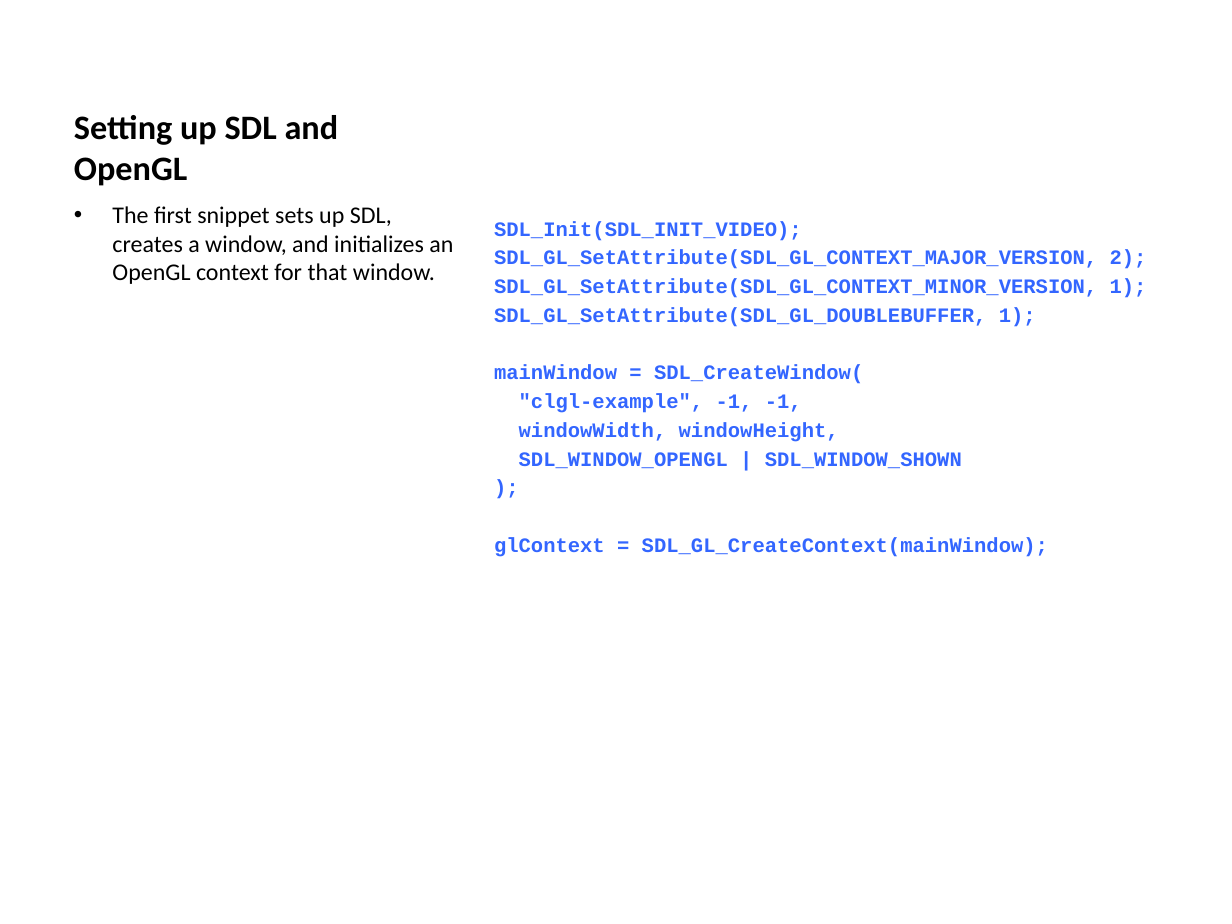
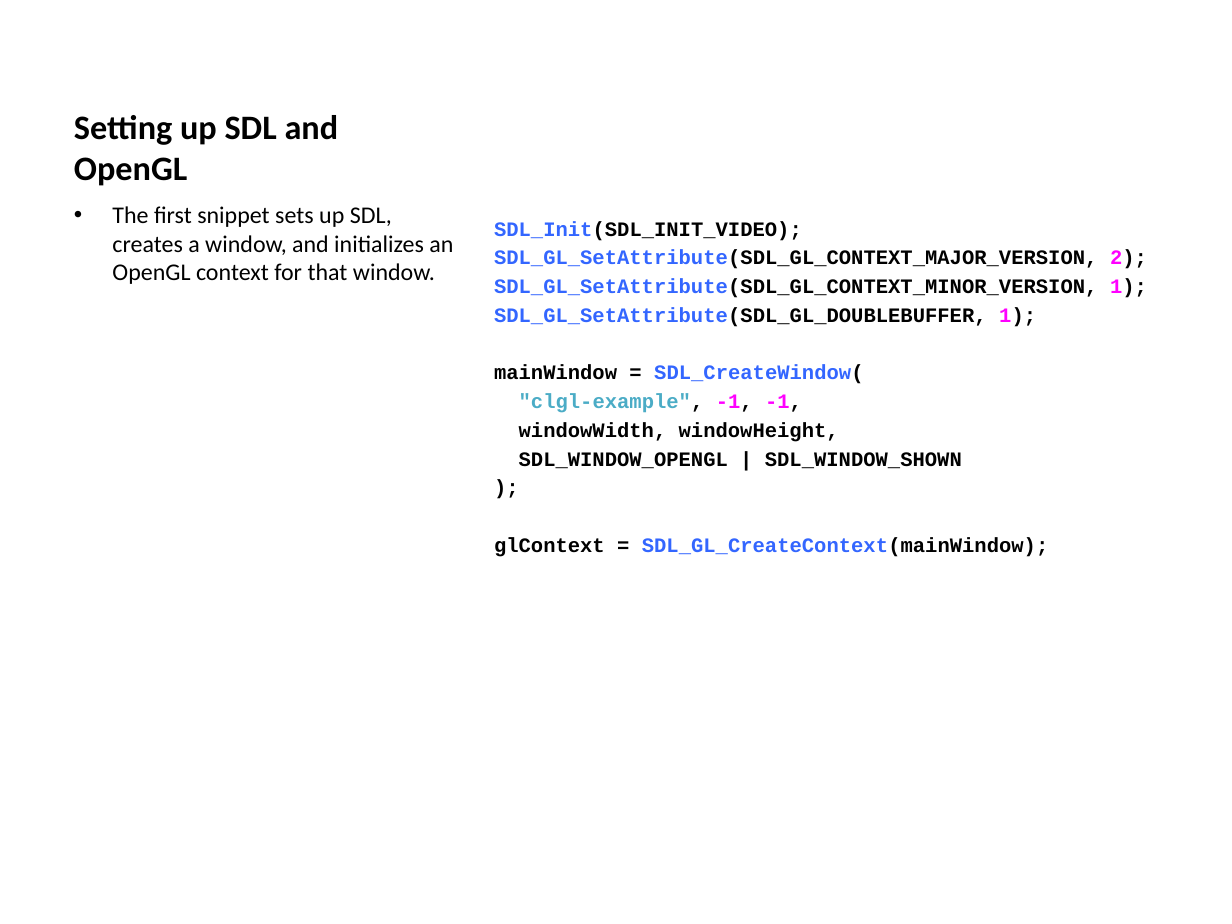
Before and after one commit to UoB-HPC/opencl-training-code, a slide deck: slide 5 of slides/advanced_part4.pptx. Drawn at 1232x924 pixels with LibreOffice and Linux fonts; fonts in the diff are those of the drawing. Boxes give left, top, right and bottom in pixels: in the first picture for what was removed or moved away, otherwise in the second. Text is boxed around its words. In the diff, an @@ line names an element or a change of style, - is before the commit and + after.

```diff
--- a/slides/advanced_part4.pptx
+++ b/slides/advanced_part4.pptx
@@ text "SDL_Init(SDL_INIT_VIDEO);" at box(494, 221, 1147, 557): text colour #3366FF to #000000 in "SDL_Init(SDL_INIT_VIDEO);", "SDL_GL_SetAttribute(SDL_GL_CONTEXT_MAJOR_VERSION, 2);", "SDL_GL_SetAttribute(SDL_GL_CONTEXT_MINOR_VERSION, 1);", "SDL_GL_SetAttribute(SDL_GL_DOUBLEBUFFER, 1);" and 6 more places; text colour #3366FF to #FF00FF in "2);", "1);", "1);", "-1, -1,"; text colour #3366FF to #4BACC6 in ""clgl-example"," @@
```
Also in this commit, not shown: 4 other slides changed, 3 other files.
